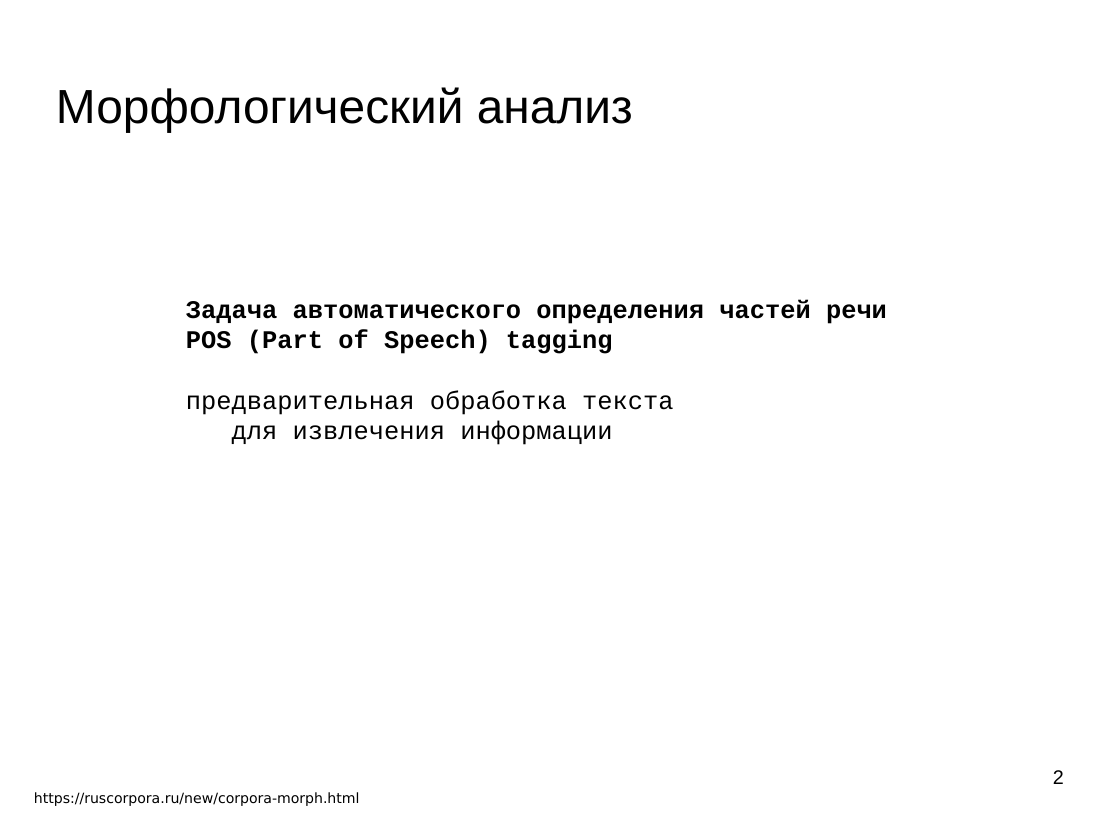
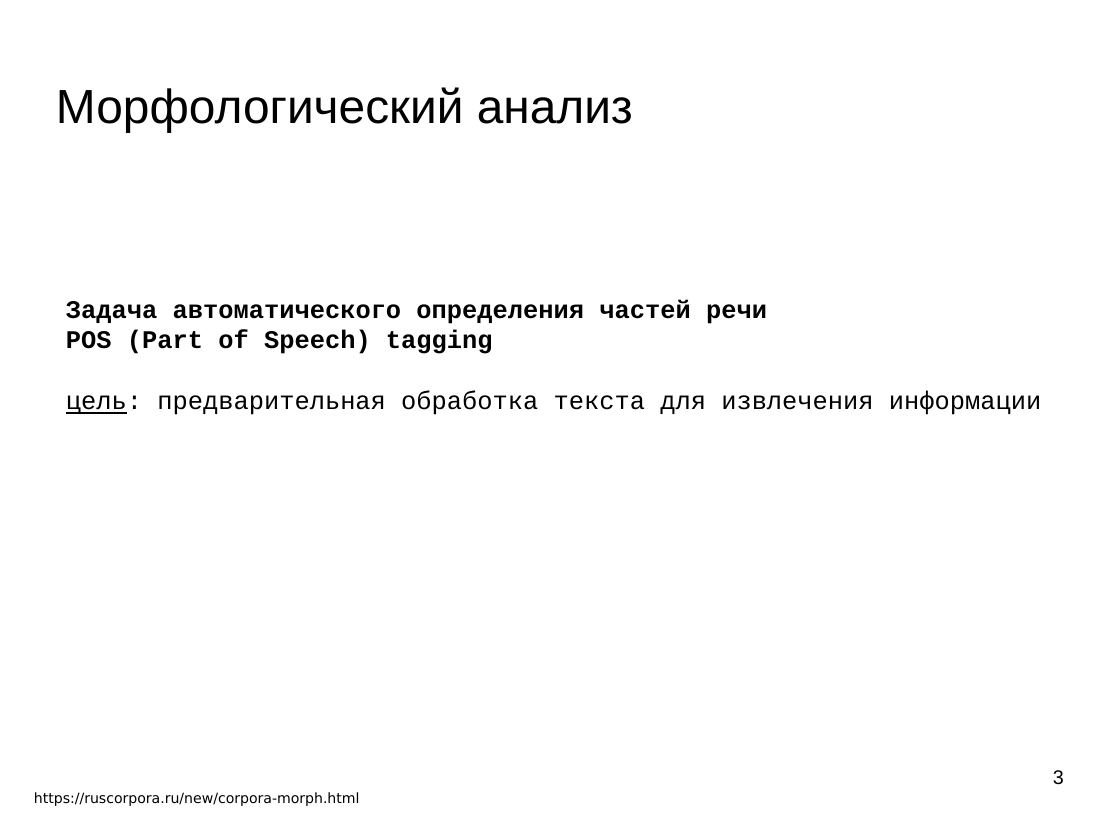
Before and after one commit to mechanoid5/ml_nlp_2022, a slide deck: slide 3 of 06-morph.odp (slide 2 before the commit). Drawn at 1120x840 pixels with LibreOffice and Linux fonts; fonts in the diff are those of the drawing; background and template pictures are left out. Boxes give left, top, right and bottom in pixels: in the first picture for what was removed or moved away, otherwise in the second. Text is boxed around its words. In the diff, an @@ line names an element or a change of style, - is before the commit and + after.

```diff
--- a/06-morph.odp
+++ b/06-morph.odp
@@ text "Задача автоматического определения частей речи": place and size @@
-text "Задача автоматического определения частей речи" at (186, 299, 887, 445)
+text "Задача автоматического определения частей речи" at (66, 299, 1041, 415)
@@ text at (66, 390, 1041, 415): text changed @@
-предварительная обработка текста
-для извлечения информации
+цель: предварительная обработка текста для извлечения информации
@@ page number at (1053, 770, 1064, 785): text changed @@
-2
+3
```
Also in this commit, not shown: 2 other slides changed, 1 slide added, 6 other files.
